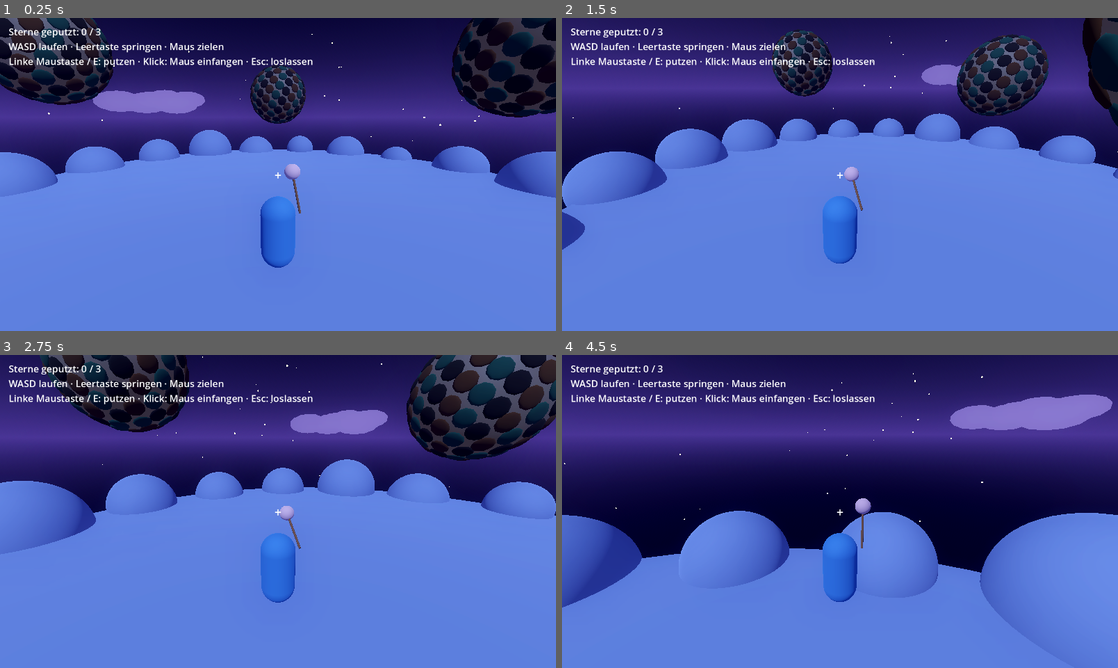
Above: before the commit, frames 1-4 (two rows, left to right).
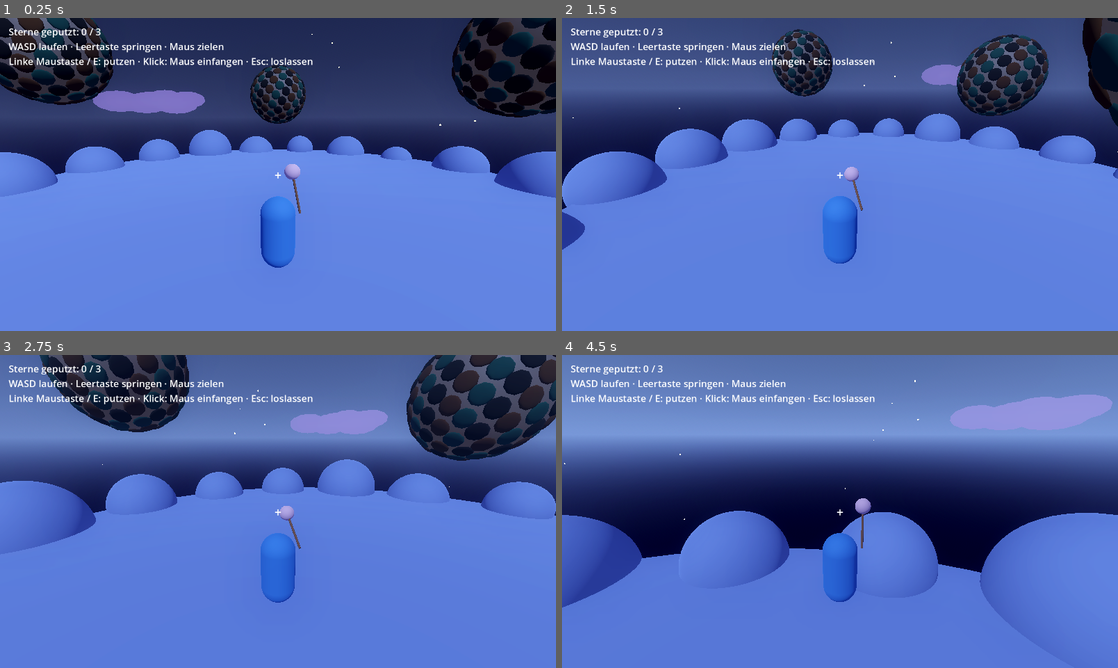
Above: after the commit, the same moments.

Repository: ClaudeAIDriven/sternenhausmeister
Game: Godot game, scene res://main.tscn
Two runs of this game, one before a commit and one after it. Both use one fixed random seed, a clock stepped at 60 frames per second and the inputs below.
Inputs (mouse positions are in pixels of both pictures, inside the frame that each line leads up to):
- Up to frame 1 (0.25 s): no input
- Up to frame 2 (1.5 s): tap Enter at 0.5 s; move the mouse to (962, 158) at 0.52 s; press the mouse at (962, 158) at 0.53 s; hold D (move_right) 0.53-1.28 s; tap Space (jump) at 0.77 s; move the mouse to (812, 174) at 1.27 s; release the mouse at (812, 174) at 1.28 s; hold W (move_forward) from 1.28 s (still down); tap E at 1.35 s
- Up to frame 3 (2.75 s): keep holding W (move_forward); tap Space (jump) at 1.52 s; move the mouse to (289, 505) at 2.02 s; press the mouse at (289, 505) at 2.03 s
- Up to frame 4 (4.5 s): keep holding W (move_forward); move the mouse to (834, 517) at 2.77 s; release the mouse at (834, 517) at 2.78 s; tap E at 2.85, 4.35 s; click (834, 517) at 2.92 s; tap Space (jump) at 3.02, 3.77 s; move the mouse to (878, 514) at 3.52 s; press the mouse at (878, 514) at 3.53 s; move the mouse to (795, 508) at 4.27 s; release the mouse at (795, 508) at 4.28 s

The runs differ from the first frame. In frame 1, 20% of the frame differs, in the area x 0-100%, y 0-41%; in frame 2, 21%; in frame 3, 26%; in frame 4, 41%, in the area x 0-100%, y 0-54%.

Commit message:
A-07: Himmelsphasen Dämmerung, Mitternacht, Morgenrot
Co-Authored-By: Claude Sonnet 5.5 <noreply@anthropic.com>
Claude-Session: https://claude.ai/code/session_01UX1HcszKwP6Ky2c9Uvvm1F

Diff:
--- a/TASKS/tasks.json
+++ b/TASKS/tasks.json
@@ -807,7 +807,7 @@
    "A-04"
   ],
   "size": "S",
-  "status": "open",
+  "status": "done",
   "goal": "NightSky bekommt `set_phase(name)` mit weichem Farbübergang, weniger Hintergrundsterne, Mond.",
   "files": [
    "sky.gd"
--- a/sky.gd
+++ b/sky.gd
@@ -1,18 +1,87 @@
 class_name NightSky
 extends Node3D
-## Nachthimmel: Umgebung (Farbe, Glow), Mondlicht und Hintergrundsterne.
+## Nachthimmel: Umgebung (Farbe, Glow), Mondlicht, Mond, Hintergrundsterne und Tagesphasen (A-07).
+## Phasen: "dusk" (Dämmerung, Blauviolett), "midnight" (Mitternacht, tiefes Indigo), "dawn" (Morgenrot, Rosé/Violett).
+## `set_phase(name, dauer)` blendet weich über; folgt automatisch `GameState.phase_changed`, falls der Autoload existiert.
+
+## Je Phase: [Zenit, Horizont, Dunst, Mondlicht-Energie, Anteil sichtbarer Hintergrundsterne]
+const PHASES := {
+	"dusk": [Palette.SKY_DUSK, Palette.SKY_DUSK, Palette.SKY_DUSK, 0.45, 0.35],
+	"midnight": [Palette.SKY_MIDNIGHT, Palette.SKY_MIDNIGHT, Palette.SKY_MIDNIGHT, 0.6, 1.0],
+	"dawn": [Palette.SKY_MIDNIGHT, Palette.SKY_DAWN, Palette.SKY_DAWN, 0.4, 0.25],
+}
+
+var phase := "midnight"
+var _psm: ProceduralSkyMaterial
+var _env: Environment
+var _moon_light: DirectionalLight3D
+var _stars: MultiMesh
+var _star_total := 0
+var _tween: Tween
 
 
 func _ready() -> void:
 	_build_environment()
 	_build_sky_stars()
+	_build_moon()
 	_build_cloud_island()
+	set_phase(phase, 0.0)
+	var gs := get_node_or_null("/root/GameState")
+	if gs and gs.has_signal("phase_changed"):
+		gs.phase_changed.connect(_on_game_phase)
+
+
+## GameState.Phase (0 Dämmerung, 1 Mitternacht, 2 Morgenrot, 3 Ende) auf Himmelsphase abbilden.
+func _on_game_phase(p: int) -> void:
+	set_phase(["dusk", "midnight", "dawn", "midnight"][clampi(p, 0, 3)], 4.0)
+
+
+## Himmelsfarben pro Phase (statisch, testbar): Zenit ist dunkler als der Horizont.
+static func phase_colors(name: String) -> Array[Color]:
+	var d: Array = PHASES.get(name, PHASES["midnight"])
+	var top: Color = (d[0] as Color).darkened(0.45) if name == "dusk" else (d[0] as Color).darkened(0.25)
+	var hor: Color = (d[1] as Color).lightened(0.05) if name == "midnight" else (d[1] as Color)
+	return [top, hor, d[2] as Color]
+
+
+func set_phase(name: String, duration := 3.0) -> void:
+	if not PHASES.has(name):
+		name = "midnight"
+	phase = name
+	if _psm == null:
+		return
+	var c := phase_colors(name)
+	var d: Array = PHASES[name]
+	var count := int(round(_star_total * float(d[4])))
+	if _tween:
+		_tween.kill()
+	if duration <= 0.0 or not is_inside_tree():
+		_apply(c[0], c[1], c[2], d[3], count)
+		return
+	_tween = create_tween().set_parallel(true).set_trans(Tween.TRANS_SINE)
+	_tween.tween_property(_psm, "sky_top_color", c[0], duration)
+	_tween.tween_property(_psm, "sky_horizon_color", c[1], duration)
+	_tween.tween_property(_psm, "ground_horizon_color", c[1], duration)
+	_tween.tween_property(_env, "fog_light_color", c[2], duration)
+	_tween.tween_property(_moon_light, "light_energy", d[3], duration)
+	_stars.visible_instance_count = count   # Sterne springen sichtbar, bleiben dezent
+
+
+func _apply(top: Color, hor: Color, fog: Color, moon_energy: float, count: int) -> void:
+	_psm.sky_top_color = top
+	_psm.sky_horizon_color = hor
+	_psm.ground_horizon_color = hor
+	_env.fog_light_color = fog
+	_moon_light.light_energy = moon_energy
+	_stars.visible_instance_count = count
 
 
 func _build_environment() -> void:
 	var env := Environment.new()
+	_env = env
 	# Verlauf: dunkles Blau oben, helleres Violett am Horizont (ProceduralSky, billig, Compatibility-tauglich)
 	var psm := ProceduralSkyMaterial.new()
+	_psm = psm
 	psm.sky_top_color = Color(0.015, 0.02, 0.09)
 	psm.sky_horizon_color = Color(0.22, 0.17, 0.42)
 	psm.ground_horizon_color = Color(0.22, 0.17, 0.42)
@@ -49,6 +118,7 @@
 	moon.light_energy = 0.55
 	moon.rotation_degrees = Vector3(-50, 30, 0)
 	add_child(moon)
+	_moon_light = moon
 
 
 func _build_sky_stars() -> void:
@@ -71,6 +141,8 @@
 		var dir := Vector3(rng.randf_range(-1, 1), rng.randf_range(-0.2, 1), rng.randf_range(-1, 1)).normalized()
 		var t := Transform3D(Basis.from_scale(Vector3.ONE * rng.randf_range(0.4, 1.5)), dir * 140.0)
 		mm.set_instance_transform(i, t)
+	_stars = mm
+	_star_total = mm.instance_count
 	var mmi := MultiMeshInstance3D.new()
 	mmi.multimesh = mm
 	add_child(mmi)
@@ -97,3 +169,57 @@
 		mi.scale = Vector3(r, r * 0.45, r * 0.8)
 		mi.position = center + Vector3(rng.randf_range(-22, 22), rng.randf_range(-1, 2), rng.randf_range(-8, 8))
 		add_child(mi)
+
+
+## Mond: heller Elfenbein-Kreis mit weichem Hof, unbeleuchtet (kostet fast nichts).
+func _build_moon() -> void:
+	var dir := Vector3(-0.45, 0.5, -0.75).normalized()
+	var mat := StandardMaterial3D.new()
+	mat.shading_mode = BaseMaterial3D.SHADING_MODE_UNSHADED
+	mat.albedo_color = Palette.UI_IVORY
+	var moon := MeshInstance3D.new()
+	var sm := SphereMesh.new()
+	sm.radius = 7.0
+	sm.height = 14.0
+	sm.radial_segments = 16
+	sm.rings = 8
+	moon.mesh = sm
+	moon.material_override = mat
+	moon.position = dir * 135.0
+	add_child(moon)
+	var halo := MeshInstance3D.new()
+	var hm := SphereMesh.new()
+	hm.radius = 11.0
+	hm.height = 22.0
+	hm.radial_segments = 16
+	hm.rings = 8
+	var hmat := StandardMaterial3D.new()
+	hmat.shading_mode = BaseMaterial3D.SHADING_MODE_UNSHADED
+	hmat.transparency = BaseMaterial3D.TRANSPARENCY_ALPHA
+	hmat.albedo_color = Color(Palette.UI_IVORY, 0.12)
+	halo.mesh = hm
+	halo.material_override = hmat
+	halo.position = moon.position
+	add_child(halo)
+
+
+## Koroutine-Selbsttest: `await NightSky.selftest(root)`. Prüft Phasenfarben, Sternanteil und dass sich die Phasen unterscheiden.
+static func selftest(root: Node) -> bool:
+	var sky := NightSky.new()
+	root.add_child(sky)
+	await (Engine.get_main_loop() as SceneTree).process_frame
+	var seen := {}
+	var ok := true
+	for ph in ["dusk", "midnight", "dawn"]:
+		sky.set_phase(ph, 0.0)
+		var c := NightSky.phase_colors(ph)
+		ok = ok and sky._psm.sky_horizon_color.is_equal_approx(c[1]) and sky._psm.sky_top_color.is_equal_approx(c[0])
+		seen[ph] = sky._psm.sky_horizon_color.to_html(false)
+	ok = ok and seen["dusk"] != seen["midnight"] and seen["midnight"] != seen["dawn"] and seen["dusk"] != seen["dawn"]
+	sky.set_phase("midnight", 0.0)
+	var full: int = sky._stars.visible_instance_count
+	sky.set_phase("dawn", 0.0)
+	ok = ok and full == 350 and sky._stars.visible_instance_count < full / 2
+	sky.free()
+	print("SELFTEST NightSky Phasen %s -> %s" % [str(seen), "OK" if ok else "FAIL"])
+	return ok
Not shown, changed: PLAN.md
Not shown, changed: TASKS/A-07.md
Not shown, changed: TASKS/INDEX.md
